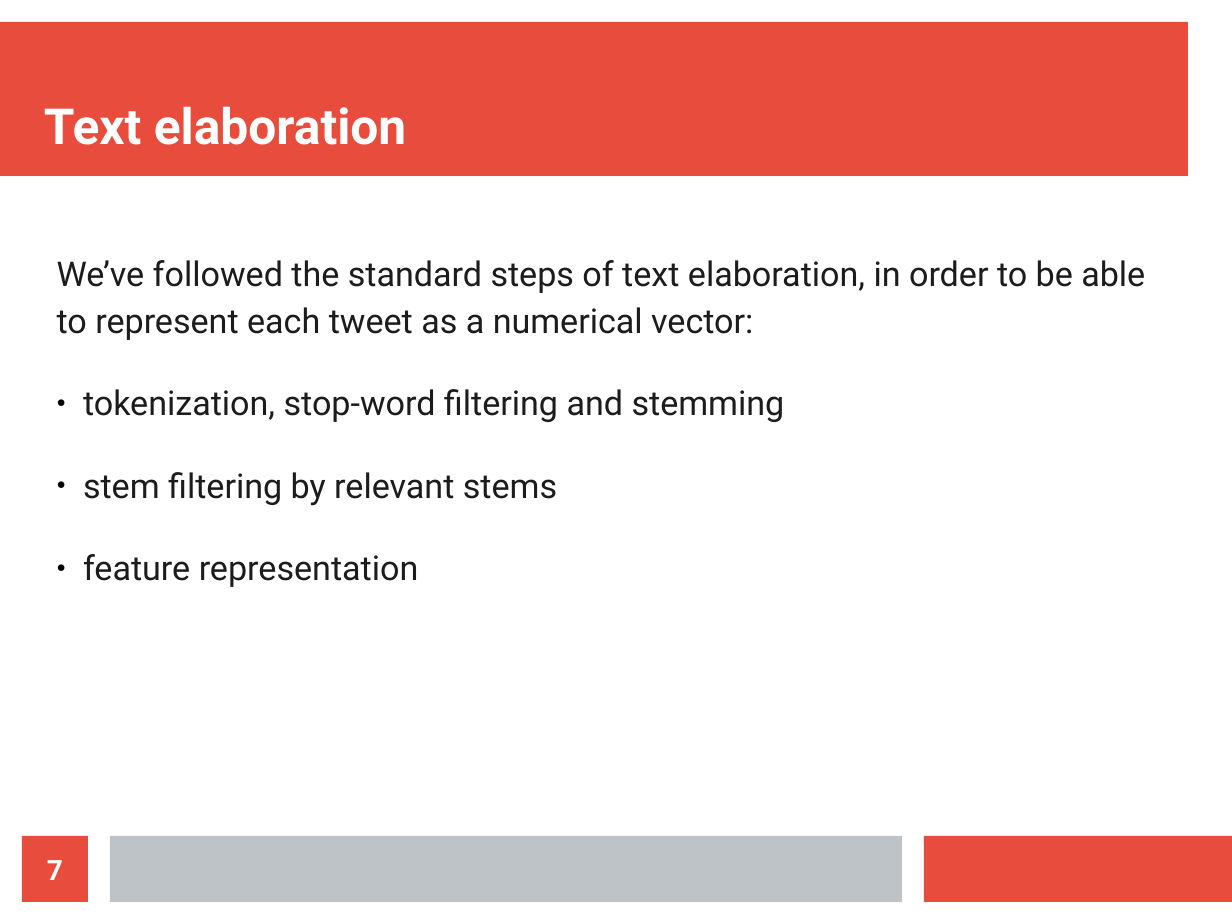
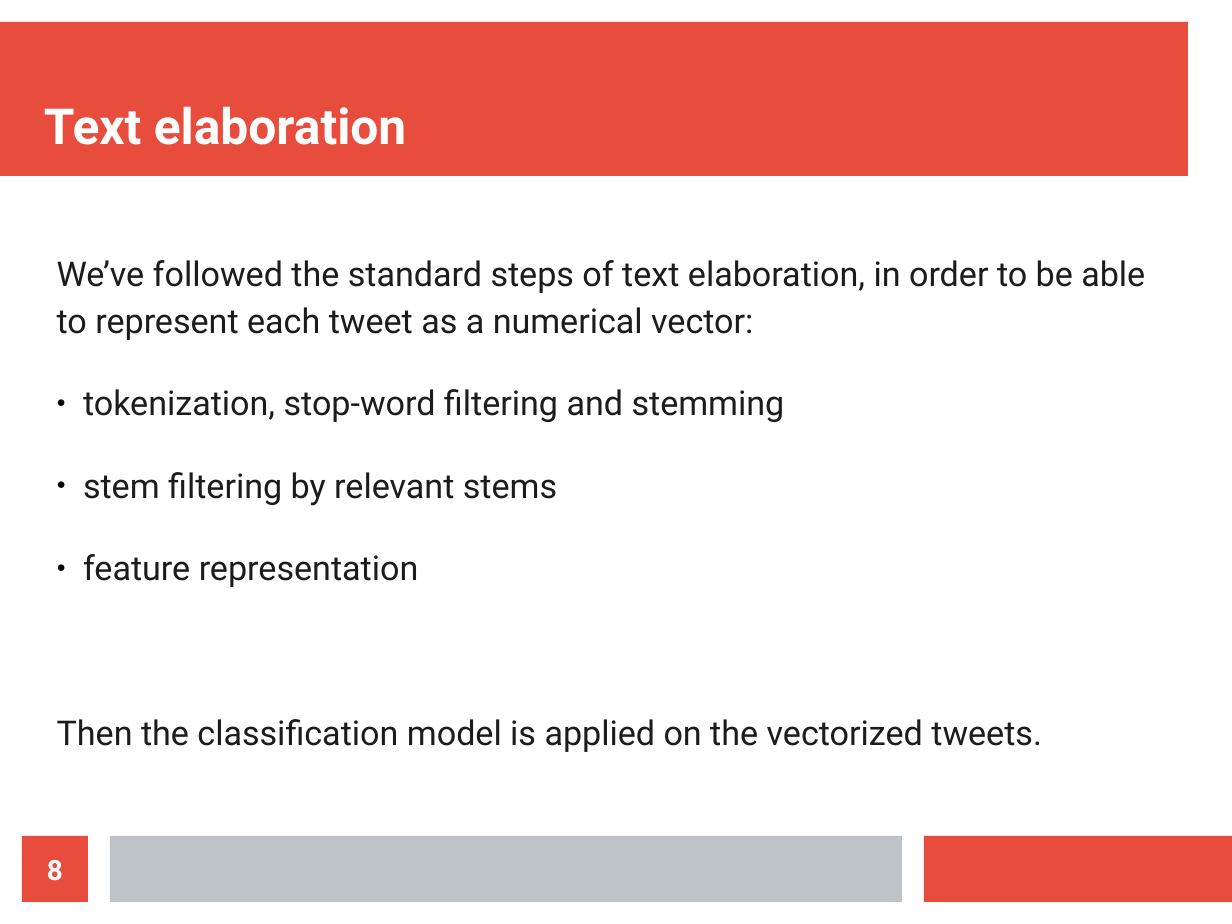
Before and after one commit to MarcoParola/STAD, a slide deck: slide 8 of doc/presentation.odp (slide 7 before the commit). Drawn at 1232x924 pixels with LibreOffice and Linux fonts; fonts in the diff are those of the drawing. Boxes give left, top, right and bottom in pixels: in the first picture for what was removed or moved away, otherwise in the second. Text is boxed around its words. In the diff, an @@ line names an element or a change of style, - is before the commit and + after.

Commit message:
update presentation

```diff
--- a/doc/presentation.odp
+++ b/doc/presentation.odp
@@ text at (57,719,1042,752): paragraph added @@
+Then the classification model is applied on the vectorized tweets.
@@ page number at (47,860,63,881): text changed @@
-7
+8
```
Also in this commit, not shown: 1 other slide changed, 13 slides added, 4 slides removed.
